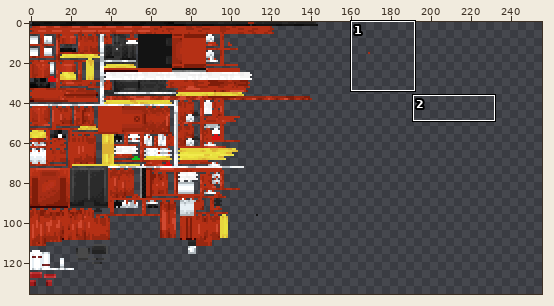
Sprite sheet: main/resources/assets/mtsofficialpack/textures/vehicles/bell47g.png. Above: a wide view before the commit, with the close-up outlined.
Close-up. Earlier state:
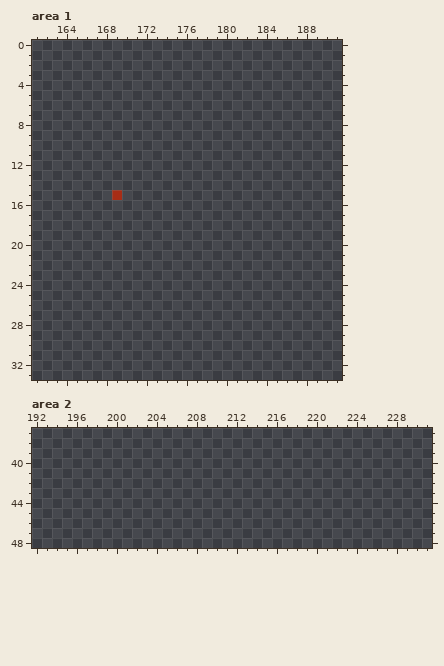
The file is 256x256 pixels. Pixels under 10% opacity are left out. Colours within 5 levels of each other are drawn and written as one. Shown: area 1: x 161..191, y 0..33; area 2: x 192..231, y 37..48. The wide view leaves out empty margins. The commit also changed other parts of the picture, which this record leaves out.
After:
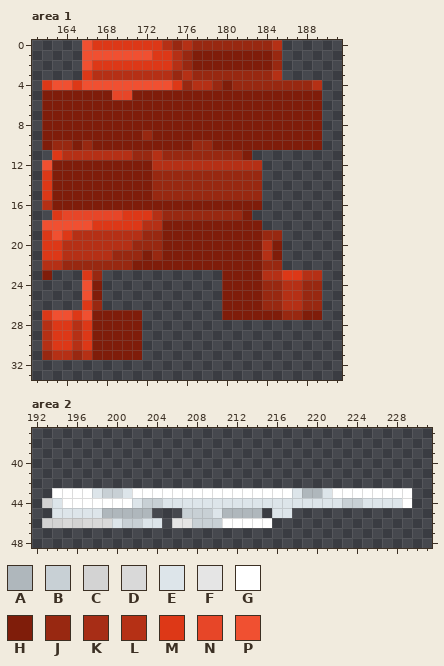
Palette (. is transparent): A #afb7bc  B #c8d0d5  C #d3d3d3  D #d9d9d9  E #dde5ea  F #e5e5e5  G #ffffff  H #7f1d0a  J #982811  K #a72d16  L #b53015  M #dd3817  N #e74628  P #f05031
What changed:
Area 1:
y 0: x 166..185 .................... -> PMMMMMMMLJLJJJJJJJJL
y 1: x 166..185 .................... -> PPPPPPPMMLJHHHHHHHHJ
y 2: x 166..185 .................... -> PMMMMMMMMLJHHHHHHHHJ
y 3: x 166..185 .................... -> MLLLLLLLLJLJJJJJJJJL
y 4: x 162..189 ............................ -> MPPMPPPPPPPPPMJLLJHJJJJJJJJL
y 5: x 162..189 ............................ -> HHHHHHHNNHHHHHHHHHHHHHHHHHHH
y 6..8: x 162..189 ............................ -> HHHHHHHHHHHHHHHHHHHHHHHHHHHH
y 9: x 162..189 ............................ -> HHHHHHHHHHJHHHHHHHHHHHHHHHHH
y 10: x 162..189 ............................ -> HJJHJHHHHHHHHHHJJHHHHHHHHHHH
y 11: x 163..182 .................... -> MLLLLLLLJJLJJJJJJJJH
y 12: x 162..183 ...................... -> PHHHHHHHHHHLLLLLLLLLLL
y 13..14: x 162..183 ...................... -> MHHHHHHHHHHJJJJJJJJJJJ
y 15: x 162..183 .......K.............. -> MHHHHHHHHHHJJJJJJJJJJJ
y 16: x 162..183 ...................... -> LHHHHHHHHHHHHHHHHHHHHH
y 17: x 163..182 .................... -> MNNNNNNMMMLJJJJJJJJH
y 18: x 162..183 ...................... -> PPPPPMMMMMLLHHHHHHHHHH
y 19: x 162..185 ........................ -> MPMLLLLLLLJJHHHHHHHHHHJJ
y 20: x 162..185 ........................ -> MMLLLLLLLJJJHHHHHHHHHHLH
y 21: x 162..185 ........................ -> MMLLLLLJJJHJHHHHHHHHHHLH
y 22: x 162..185 ........................ -> LLJJJJJJJHHHHHHHHHHHHHJJ
y 23: x 162 . -> H; x 166..167 .. -> MJ; x 180..189 .......... -> HHHHLLMMLL
y 24..25: x 166..167 .. -> PH; x 180..189 .......... -> HHHHJJLLJJ
y 26: x 166..167 .. -> MJ; x 180..189 .......... -> HHHHJJLLJJ
y 27: x 162..171 .......... -> MPPMPHHHHH; x 180..189 .......... -> HHHHHHJJHH
y 28..30: x 162..171 .......... -> LMMLMHHHHH
y 31: x 162..171 .......... -> JLLJLHHHHH
Area 2:
y 43: x 194..229 .................................... -> GGGGEBBEGGGGGGGGGGGGGGGGEAAEGGGGGGGG
y 44: x 193..229 ..................................... -> CEGGGGGGGEBBEEEEEEEEEEEEEEEEEEBBEEEEG
y 45: x 194..203 .......... -> EEEEEAAAAA; x 207..214 ........ -> BBBEAAAA; x 216..217 .. -> EE
y 46: x 193..204 ............ -> CCDCDDDEBBEE; x 206..215 .......... -> FFBBBGGGGG
Pixel boxes of the changes (left, top, right, bottom) in both close-ups:
changed: (42, 40, 322, 360)
added: (42, 488, 412, 528)
